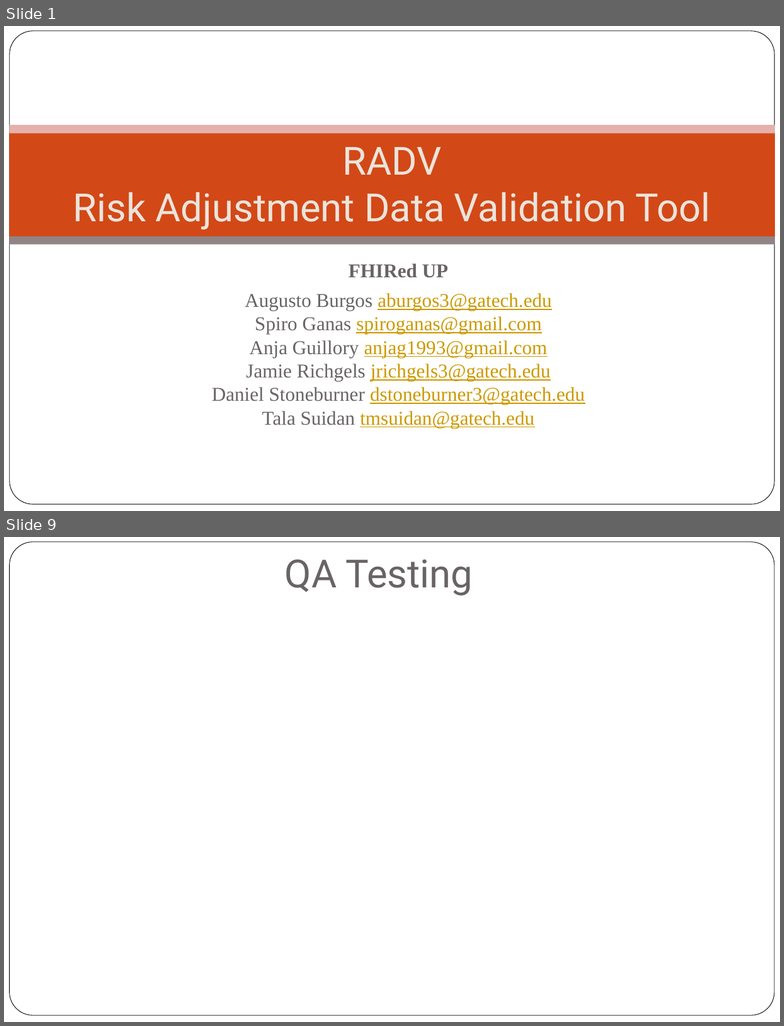
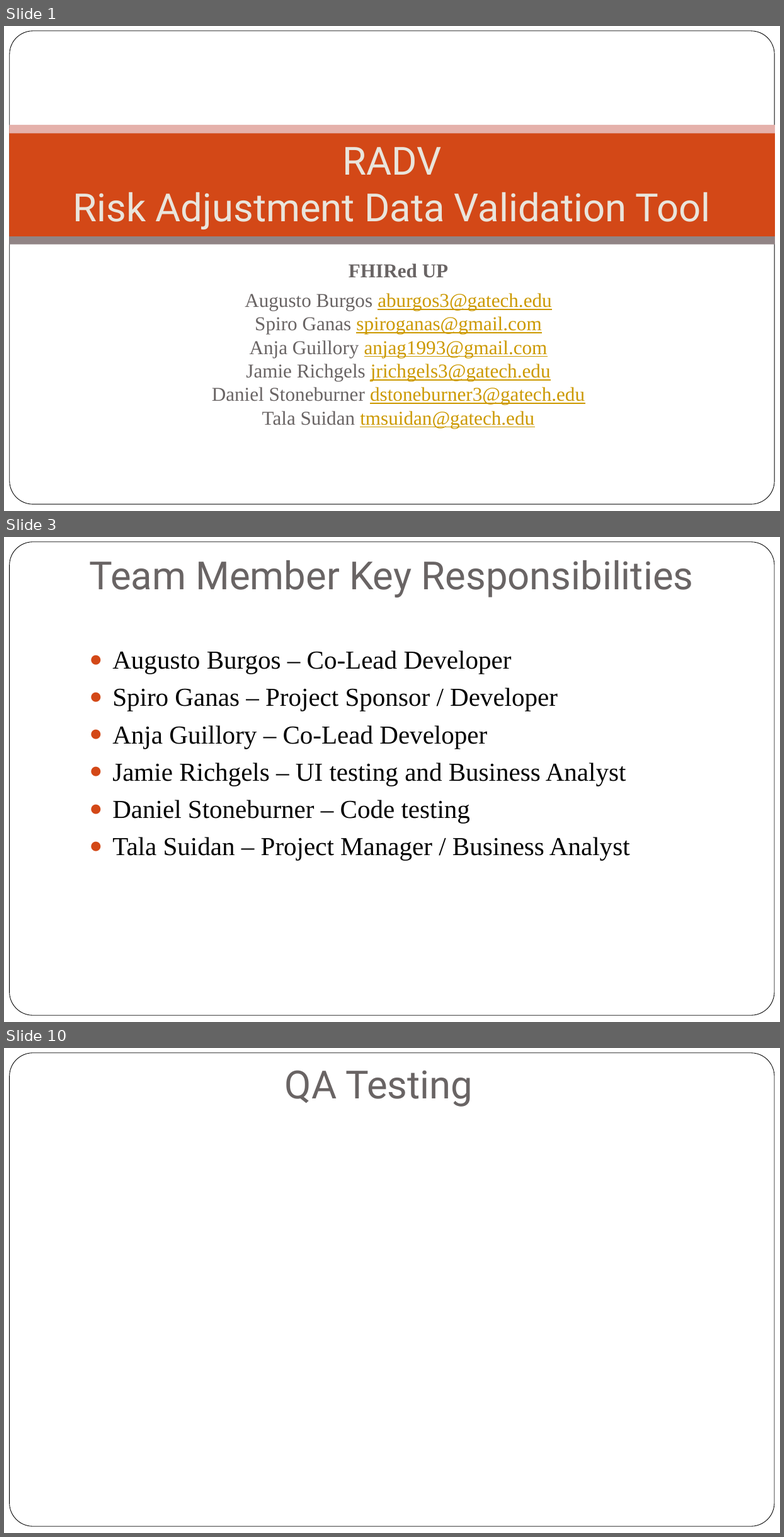
Before and after one commit to AnjaGuillory/FHIRED_Up, a slide deck: Team Deliverable 4/Final Project - FHIRed Up.pptx. Shown one above the other, each under a label of ours: slides 1 and 9 before the commit, slides 1, 3 and 10 after it; the slides between them are not shown. The pictures are 784x1026 and 784x1537 pixels, drawn with LibreOffice and Linux fonts; fonts in the diff are those of the drawing; background and template pictures are left out. Boxes give left, top, right and bottom in pixels: in the first picture for what was removed or moved away, otherwise in the second. Text is boxed around its words. In the diff, an @@ line names an element or a change of style, - is before the commit and + after.

```diff
--- a/Team Deliverable 4/Final Project - FHIRed Up.pptx
+++ b/Team Deliverable 4/Final Project - FHIRed Up.pptx
@@ slide 3 added at (x1=4, y1=537, x2=780, y2=1022), background #FFFFFF; not listed: 1 template element that a slide beside it also shows @@
@@ title added at (x1=89, y1=560, x2=694, y2=597), 36 pt, text #696464 @@
+Team Member Key Responsibilities
@@ text added at (x1=112, y1=650, x2=630, y2=860), 24 pt, text #000000 @@
+● Augusto Burgos – Co-Lead Developer
+● Spiro Ganas – Project Sponsor / Developer
+● Anja Guillory – Co-Lead Developer
+● Jamie Richgels – UI testing and Business Analyst
+● Daniel Stoneburner – Code testing
+● Tala Suidan – Project Manager / Business Analyst
@@ what was slide 9 is now slide 10 @@
```
Also in this commit, not shown: 4 slides changed, 1 other slide added, 1 slide removed, 1 other file.
